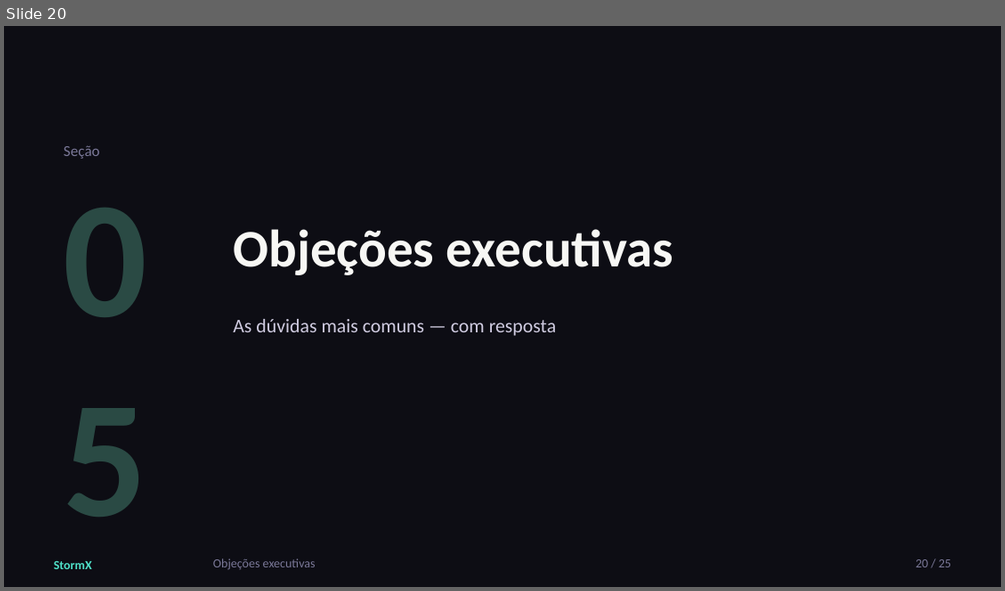
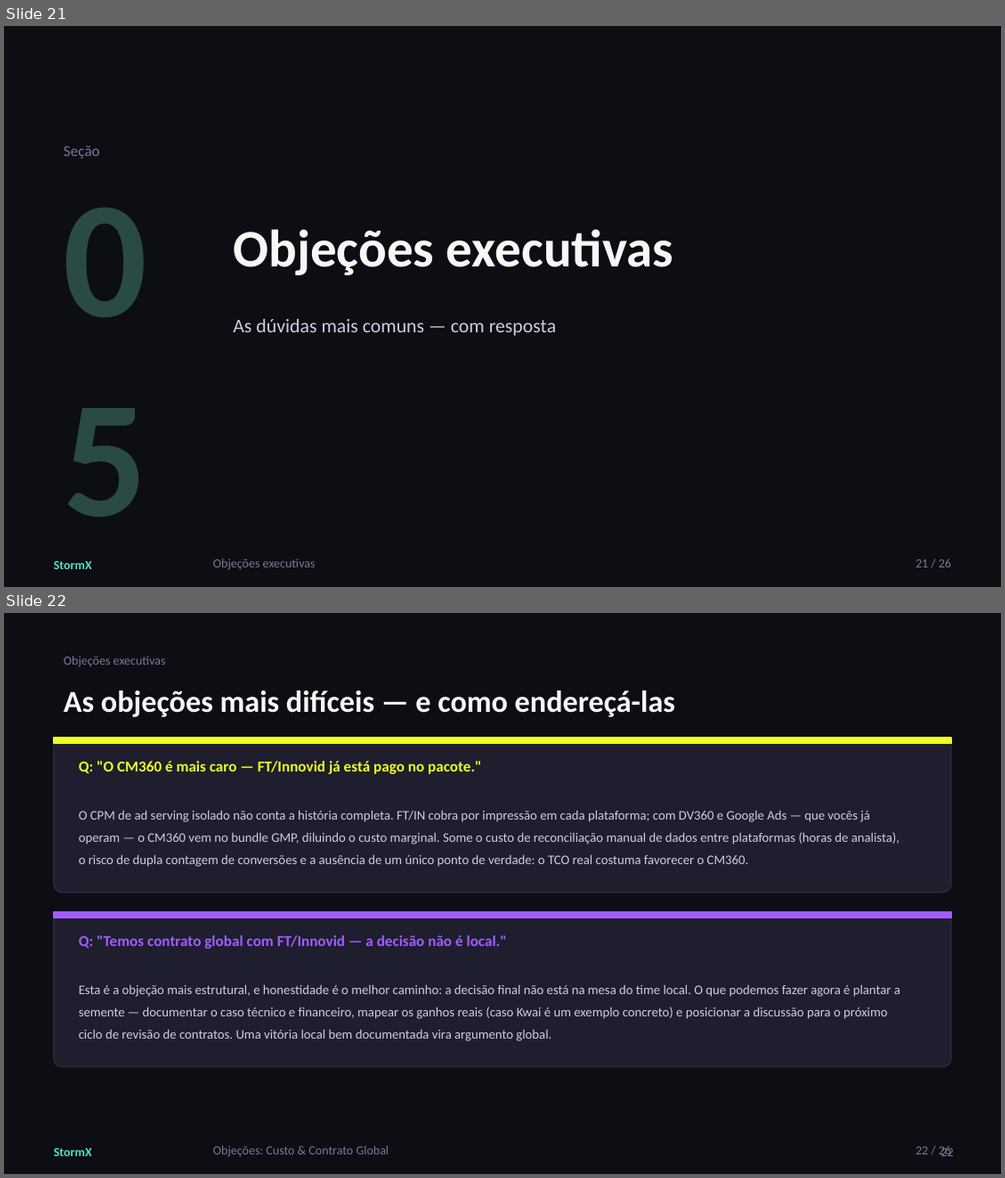
Before and after one commit to falssp/Projeto-NC, a slide deck: Treinamentos/CM360XFT-IN/StormX_-_CM360xFTIN_v01.pptx. Shown one above the other, each under a label of ours: slide 20 before the commit, slides 21 and 22 after it. The pictures are 1005x591 and 1005x1178 pixels, drawn with LibreOffice and Linux fonts; fonts in the diff are those of the drawing. Boxes give left, top, right and bottom in pixels: in the first picture for what was removed or moved away, otherwise in the second. Text is boxed around its words. In the diff, an @@ line names an element or a change of style, - is before the commit and + after.

```diff
--- a/Treinamentos/CM360XFT-IN/StormX_-_CM360xFTIN_v01.pptx
+++ b/Treinamentos/CM360XFT-IN/StormX_-_CM360xFTIN_v01.pptx
@@ slide 22 added at box(4, 613, 1001, 1174), background #0D0D14; not listed: 1 template element that a slide beside it also shows @@
@@ text added at box(64, 656, 166, 667), 9 pt, text #7A7898 @@
+Objeções executivas
@@ text added at box(64, 690, 675, 717), 22 pt, text #F7F7F4, bold @@
+As objeções mais difíceis — e como endereçá-las
@@ rounded rectangle added at box(54, 738, 951, 892), fill #1E1E2E, outline #2A2A3E 1 pt @@
@@ rectangle added at box(54, 738, 951, 744), fill #EBFF24, outline #EBFF24 1 pt @@
@@ text added at box(79, 761, 481, 774), 11 pt, text #EBFF24, bold @@
+Q: "O CM360 é mais caro — FT/Innovid já está pago no pacote."
@@ text added at box(79, 810, 899, 867), 9.5 pt, text #CFCBE0 @@
+O CPM de ad serving isolado não conta a história completa. FT/IN cobra por impressão em cada plataforma; com DV360 e Google Ads — que vocês já operam — o CM360 vem no bundle GMP, diluindo o custo marginal. Some o custo de reconciliação manual de dados entre plataformas (horas de analista), o risco de dupla contagem de conversões e a ausência de um único ponto de verdade: o TCO real costuma favorecer o CM360.
@@ rounded rectangle added at box(54, 912, 951, 1067), fill #1E1E2E, outline #2A2A3E 1 pt @@
@@ rectangle added at box(54, 912, 951, 918), fill #A35CFF, outline #A35CFF 1 pt @@
@@ text added at box(79, 935, 507, 949), 11 pt, text #A35CFF, bold @@
+Q: "Temos contrato global com FT/Innovid — a decisão não é local."
@@ text added at box(79, 984, 900, 1041), 9.5 pt, text #CFCBE0 @@
+Esta é a objeção mais estrutural, e honestidade é o melhor caminho: a decisão final não está na mesa do time local. O que podemos fazer agora é plantar a semente — documentar o caso técnico e financeiro, mapear os ganhos reais (caso Kwai é um exemplo concreto) e posicionar a discussão para o próximo ciclo de revisão de contratos. Uma vitória local bem documentada vira argumento global.
@@ text added at box(213, 1145, 389, 1157), 9 pt, text #7A7898 @@
+Objeções: Custo & Contrato Global
@@ text added at box(915, 1145, 951, 1156), 9 pt, text #7A7898 @@
+22 / 26
@@ page number added at box(941, 1146, 954, 1156), 9 pt, text #7A7898 @@
+22
@@ what was slide 20 is now slide 21 @@
@@ slide 21 changed as well @@
@@ text at box(915, 558, 951, 567): text changed @@
-20 / 25
+21 / 26
```
Also in this commit, not shown: 22 other slides changed, 2 other slides added, 2 slides removed, 1 other file.
